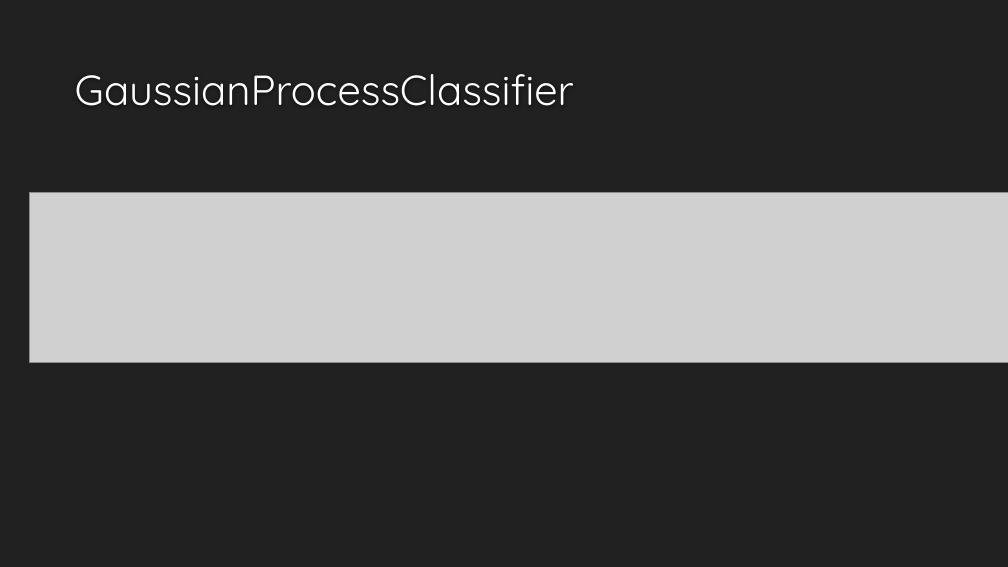
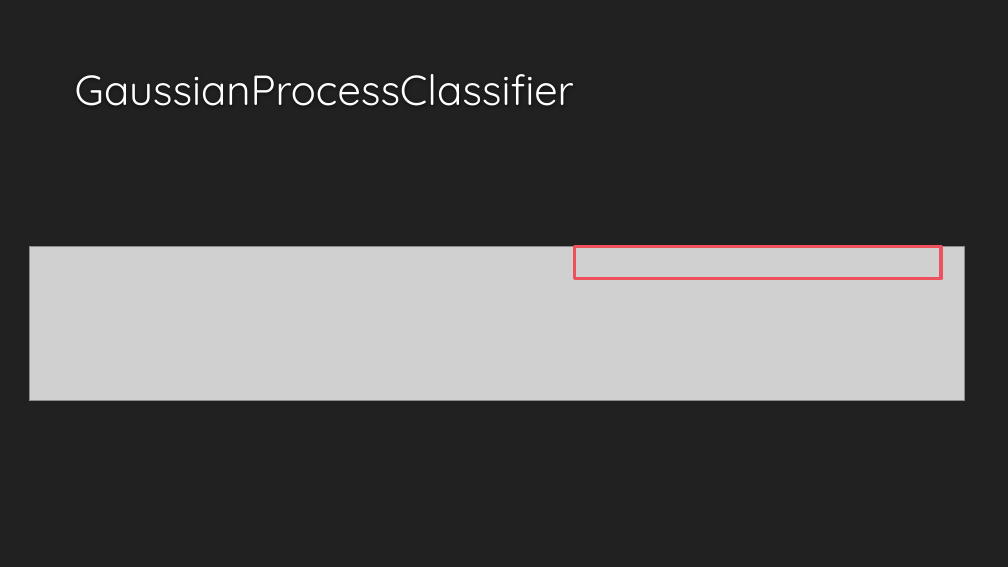
Before and after one commit to u0524809/cloud_computing, a slide deck: slide 5 of cloud_computing_mid.pptx. Drawn at 1008x567 pixels with LibreOffice and Linux fonts; fonts in the diff are those of the drawing; grey boxes stand for pictures; background and template pictures are left out. Boxes give left, top, right and bottom in pixels: in the first picture for what was removed or moved away, otherwise in the second. Text is boxed around its words. In the diff, an @@ line names an element or a change of style, - is before the commit and + after.

```diff
--- a/cloud_computing_mid.pptx
+++ b/cloud_computing_mid.pptx
@@ picture: place and size @@
-picture at bbox=[29, 192, 1008, 362]
+picture at bbox=[29, 247, 964, 401]
@@ rectangle added at bbox=[574, 247, 941, 279], outline #ED515C 3 pt @@
```
Also in this commit, not shown: 2 other slides changed, 4 slides added, 2 slides removed.
